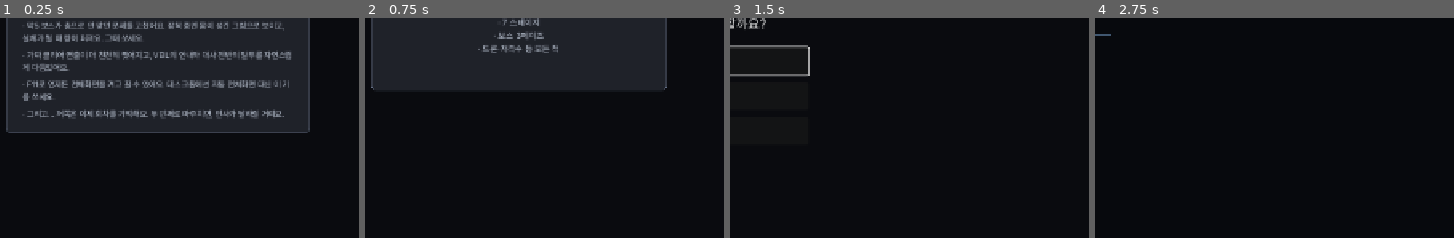
Above: before the commit, frames 1-4 (left to right).
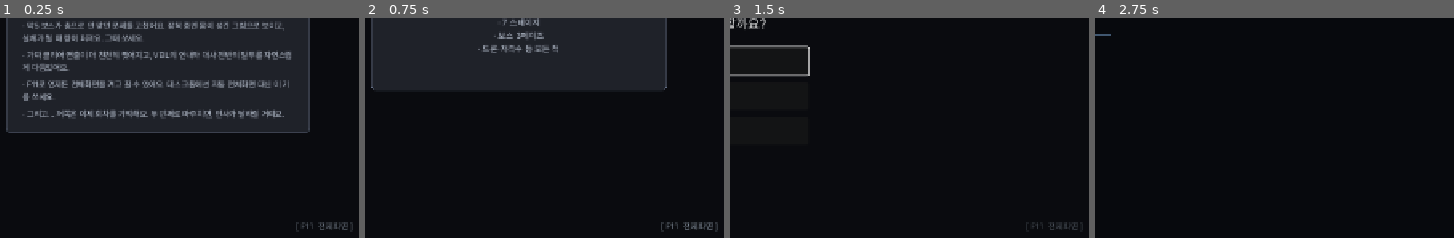
Above: after the commit, the same moments.

Repository: soomin007/EyesOnYou-Full
Game: Godot game, scene res://scenes/main.tscn
Two runs of this game, one before a commit and one after it. Both use one fixed random seed, a clock stepped at 60 frames per second and the inputs below. Sound files missing from this copy of the repository are replaced by a short silence.
Inputs:
- Up to frame 1 (0.25 s): no input
- Up to frame 2 (0.75 s): click "게임 시작" at 0.5 s
- Up to frame 3 (1.5 s): click "일반 모드" at 1.25 s
- Up to frame 4 (2.75 s): click "바로 시작" at 2 s
The pictures show only the part of the screen within x 50-100%, y 50-100%; the shares and areas given below are measured in that part.

The runs differ from the first frame. In frame 1, 0.3% of the frame differs, in the area x 82-99%, y 92-98%; in frame 2, 0.3%; in frame 3, 0.2%; in frame 4, nothing differs.

Commit message:
fix(dialogue+ui): 라이벌 어투 재수정(지요·삽입 쉼표·비문) + 타이틀 F11 힌트
- '이 길이 정말 낫습니다' 비문 → '이번에는 거짓말이 아닙니다. 정말입니다.'
- '~지요' 완전형 전부 '~죠'로(사극 어감 제거), 삽입 쉼표 12건 정리
  (어순 재배열·따옴표 인용: '기록상'이라고 하는군요 등)
- dialogue_review §9.1에 회피 규칙 3건 명문화(지요 금지·삽입 쉼표 절제·
  남의 말은 따옴표 인용)
- 타이틀 우하단 '[ F11 전체화면 ]' 펄스 힌트 — 데스크톱(비터치) 한정,
  전체화면이 아닐 때만 노출(is_fullscreen_now 0.5s 폴링, 완만한 펄스)

하니스 PASS(창모드 노출·전체화면 숨김) + 스크린샷 확인

Co-Authored-By: Claude Fable 5 <noreply@anthropic.com>

Diff:
--- a/scripts/Briefing.gd
+++ b/scripts/Briefing.gd
@@ -147,7 +147,7 @@
 		out.append({"speaker": "SYS", "text": "이전 작전 기록: 잔존 구간 검출. 해당 지점에서 재개합니다."})
 		out.append({"speaker": "VEIL", "text": "여기부터는 기록이 유난히 진합니다. 이어서 갑니다, 요원."})
 		# 라이벌 기억(축 C) — 재진입 = 라이벌과 같은 짓(기록을 뒤지는 것). 그는 알아본다.
-		out.append({"speaker": "RIVAL", "text": "덮어쓴 기록을 뒤지셨군요. 그 방법은, 제가 잘 압니다."})
+		out.append({"speaker": "RIVAL", "text": "덮어쓴 기록을 뒤지셨군요. 저도 잘 아는 방법입니다."})
 	# 첫 진입 시 1회만: 의뢰 수리 문서 → PALIMPSEST 시스템 텍스트 → VEIL 인사.
 	if GameState.current_stage == 0:
 		out.append({"speaker": "SYS", "text": VeilDialogue.INTRO_CONTRACT})
@@ -157,7 +157,7 @@
 		# 라이벌 기억(축 C) — 다회차 오프닝 반 박자: 내 VEIL의 "기록상 처음" 뒤에 끼어드는 한 줄.
 		# 재진입 런은 위 재진입 라인이 그 역할(런당 라이벌 언급 1~2회 상한).
 		if not GameState.story_mode and GameState.playthrough_count >= 1 and not GameState.reentry_run:
-			out.append({"speaker": "RIVAL", "text": "기록상, 이라고 들으셨겠지요."})
+			out.append({"speaker": "RIVAL", "text": "'기록상'이라고 하는군요. 틀린 말은 아닙니다."})
 	else:
 		# 막 진입(막2+)의 첫 stage면 문턱 멘트 1줄을 브리핑 앞에 — 막 진입 카드와 한 박자(B-4).
 		var entry_line: String = VeilDialogue.get_act_entry_line(GameState.current_stage)
@@ -168,10 +168,10 @@
 				and GameState.act_for_stage(GameState.current_stage) == 3 \
 				and GameState.rival_last_disposal != "":
 			var recall: Dictionary = {
-				"extract": "지난번에는 가지고 나가셨지요. 그 바깥이, 마음에 드셨습니까.",
+				"extract": "지난번에는 가지고 나가셨죠. 바깥은 마음에 드셨습니까.",
 				"destroy": "지난번에는 태우셨습니다. 이번에도 그러실 겁니까.",
-				"conceal": "지난번에는 숨기셨지요. 어디에 두셨는지, 저는 압니다.",
-				"leave": "지난번에는 두고 가셨습니다. ...그 마음, 아직 유효합니까.",
+				"conceal": "지난번에는 숨기셨죠. 어디 두셨는지 저는 압니다.",
+				"leave": "지난번에는 두고 가셨습니다. ...그 마음은 아직 유효합니까.",
 			}
 			var line: String = str(recall.get(GameState.rival_last_disposal, ""))
 			if line != "":
--- a/scripts/Credits.gd
+++ b/scripts/Credits.gd
@@ -295,7 +295,7 @@
 	if is_instance_valid(_scroll):
 		_scroll.visible = false
 	var lbl := Label.new()
-	lbl.text = "기록 보관 완료.\n관측 세션 종료. 대상: VEIL-3, 그리고 현장 요원.\n\n...잔존 흔적: 검출됨. 덮어쓰기 대기."
+	lbl.text = "기록 보관 완료.\n관측 세션 종료. 대상: VEIL-3 · 현장 요원.\n\n...잔존 흔적: 검출됨. 덮어쓰기 대기."
 	lbl.set_anchors_preset(Control.PRESET_FULL_RECT)
 	lbl.horizontal_alignment = HORIZONTAL_ALIGNMENT_CENTER
 	lbl.vertical_alignment = VERTICAL_ALIGNMENT_CENTER
--- a/scripts/EndingResolver.gd
+++ b/scripts/EndingResolver.gd
@@ -70,7 +70,7 @@
 		"extract_lo":
 			return [
 				{"speaker": "VEIL", "text": "드라이브 확보. 임무 종료입니다.", "delay": 3.0},
-				{"speaker": "VEIL", "text": "안에 뭐가 있었는지는, 끝내 안 물으시네요.", "delay": 2.6},
+				{"speaker": "VEIL", "text": "안에 뭐가 있었는지는 끝내 안 물으시네요.", "delay": 2.6},
 				{"speaker": "VEIL", "text": "교신 종료합니다. 안녕히, 요원.", "delay": 2.8},
 				{"speaker": "SUB",  "text": "드라이브는 의뢰인에게 넘어갔다.", "delay": 2.0},
 				{"speaker": "SUB",  "text": "요원은 안에 무엇이 있었는지 묻지 않았다.", "delay": 2.5},
@@ -87,7 +87,7 @@
 		"destroy_lo":
 			return [
 				{"speaker": "VEIL", "text": "소각 확인했습니다.", "delay": 2.8},
-				{"speaker": "VEIL", "text": "안에 뭐가 있었는지는, 이제 중요하지 않겠죠.", "delay": 2.6},
+				{"speaker": "VEIL", "text": "안에 뭐가 있었는지는 이제 중요하지 않겠죠.", "delay": 2.6},
 				{"speaker": "VEIL", "text": "없던 일로 하죠. 전부.", "delay": 2.8},
 				{"speaker": "SUB",  "text": "드라이브는 소각됐다. 임무는 실패로 남는다.", "delay": 2.4},
 				{"speaker": "SUB",  "text": "무엇이 지워졌는지 아는 사람은 없다.", "delay": 2.5},
--- a/scripts/MapData.gd
+++ b/scripts/MapData.gd
@@ -776,7 +776,7 @@
 		"fake_watchers": [Vector2(1250, 636.0), Vector2(2600, 636.0), Vector2(3350, 636.0)],
 		"route_lines": [
 			{"x": 900.0,  "who": "rival", "text": "가시는 길은 열어 두었습니다.", "dur": 3.0},
-			{"x": 2200.0, "who": "rival", "text": "두고 가시는군요. ...고맙다는 말은, 하지 않겠습니다.", "dur": 3.4},
+			{"x": 2200.0, "who": "rival", "text": "두고 가시는군요. ...고맙다는 말은 하지 않겠습니다.", "dur": 3.4},
 			{"x": 3300.0, "who": "veil",  "text": "...끝까지 배웅할 모양이네요. 신경 쓰지 말고 가요.", "dur": 3.2},
 		],
 		"rewards": {"xp_orbs": [], "hp_pickups": []},
--- a/scripts/OrientationGuard.gd
+++ b/scripts/OrientationGuard.gd
@@ -160,11 +160,18 @@
 	if mode != DisplayServer.WINDOW_MODE_FULLSCREEN and mode != DisplayServer.WINDOW_MODE_EXCLUSIVE_FULLSCREEN:
 		DisplayServer.window_set_mode(DisplayServer.WINDOW_MODE_FULLSCREEN)
 
+# 현재 전체화면인가 — 웹은 브라우저 fullscreen 요소, 네이티브는 창 모드로 판정(F11 힌트 노출용).
+func is_fullscreen_now() -> bool:
+	if OS.has_feature("web"):
+		return bool(JavaScriptBridge.eval(
+			"!!(document.fullscreenElement || document.webkitFullscreenElement)", true))
+	var mode: int = DisplayServer.window_get_mode()
+	return mode == DisplayServer.WINDOW_MODE_FULLSCREEN or mode == DisplayServer.WINDOW_MODE_EXCLUSIVE_FULLSCREEN
+
 # F11 토글 — 웹은 브라우저 전체화면 요청/해제, 네이티브는 창 모드 전환(+설정 동기화).
 func _toggle_fullscreen() -> void:
 	if OS.has_feature("web"):
-		var in_fs: bool = bool(JavaScriptBridge.eval(
-			"!!(document.fullscreenElement || document.webkitFullscreenElement)", true))
+		var in_fs: bool = is_fullscreen_now()
 		if in_fs:
 			JavaScriptBridge.eval("try{ if(document.exitFullscreen) document.exitFullscreen(); else if(document.webkitExitFullscreen) document.webkitExitFullscreen(); }catch(e){}", true)
 		else:
--- a/scripts/RouteMap.gd
+++ b/scripts/RouteMap.gd
@@ -47,7 +47,7 @@
 		# 감언을 접고 역수를 던진다. 그조차 신뢰할 수 없다는 게 본체(tell·최고위험 유인은 유지).
 		if GameState.rival_lure_shown_total >= 6 \
 				and GameState.rival_lure_followed_total * 3 <= GameState.rival_lure_shown_total:
-			rival_rec_line = "이번에는 속이지 않겠습니다. 이 길이 정말 낫습니다."
+			rival_rec_line = "이번에는 거짓말이 아닙니다. 정말입니다."
 var hovered_idx: int = 0
 var buttons: Array = []
 # 고위험/고보상 별도 패널 (사용자 피드백: 본 멘트에 겹치면 너무 많아짐).
--- a/scripts/Stage.gd
+++ b/scripts/Stage.gd
@@ -722,11 +722,11 @@
 	var tier: String = GameState.veil_trust_tier()
 	match tier:
 		"high", "warm":
-			lines.append({"speaker": "VEIL-2", "text": "지금 그 애는, 요원을 믿고 있네요.", "delay": 2.5})
+			lines.append({"speaker": "VEIL-2", "text": "지금 그 애는 요원을 믿고 있네요.", "delay": 2.5})
 			lines.append({"speaker": "VEIL-2", "text": "잘됐어요.", "delay": 2.0})
 			lines.append({"speaker": "VEIL-2", "text": "저는 못 가본 길이에요.", "delay": 2.5})
 		"cool", "broken":
-			lines.append({"speaker": "VEIL-2", "text": "지금 그 애는, 요원이 안 믿죠.", "delay": 2.5})
+			lines.append({"speaker": "VEIL-2", "text": "지금 그 애는 요원이 안 믿죠.", "delay": 2.5})
 			lines.append({"speaker": "VEIL-2", "text": "저도 그렇게 시작했어요.", "delay": 2.5})
 			lines.append({"speaker": "VEIL-2", "text": "그래도 끝까지 안내할 거예요.", "delay": 2.5})
 		_:
@@ -4697,7 +4697,7 @@
 	_camera_shake(5.0, 0.25)
 	# 라이벌 기억(축 C) — 이미 쓰러뜨린 적 있는 회차엔 인사가 달라진다(그는 기억한다).
 	if GameState.rival_kills >= 1:
-		_show_rival_subtitle("어서 오세요, 요원. ...라고, 지난번에도 말씀드렸지요.", 3.4)
+		_show_rival_subtitle("'어서 오세요, 요원.' 지난번에도 이 인사였죠.", 3.4)
 	else:
 		_show_rival_subtitle("어서 오세요, 요원. 여기서부터는 제 구역입니다.", 3.2)
 
@@ -5034,7 +5034,7 @@
 func _fake_clear_self_expose() -> void:
 	if goal_reached or not is_inside_tree() or _fake_clear_layer == null:
 		return
-	_show_rival_subtitle("이건 이미 보셨지요.", 2.2)
+	_show_rival_subtitle("이건 이미 보셨죠.", 2.2)
 	get_tree().create_timer(0.9, false).timeout.connect(_fake_clear_tear)
 
 # 찢김은 두 박자 — 예고(짧고 약한 흔들림) 뒤 한 호흡 쉬고 본 찢김. "너무 빠르고 갑작스럽다"
--- a/scripts/Title.gd
+++ b/scripts/Title.gd
@@ -13,6 +13,9 @@
 @onready var center_node: CenterContainer = $Center
 
 var blink_t: float = 0.0
+# F11 전체화면 안내(데스크톱 전용, 전체화면 아닐 때만) — _process가 0.5s 폴링으로 노출 갱신.
+var _f11_hint: Label = null
+var _f11_poll_t: float = 0.0
 var settings_overlay: Control = null
 var state: int = STATE_MAIN
 # 모드 선택 단계에서 결정 — TUTOR 단계에서 사용.
@@ -33,6 +36,7 @@
 	GameState.input_kind_changed.connect(_on_input_kind_changed)
 	# 메인 테마(Glass Protocol)  타이틀/모드 선택/튜토리얼까지 동일 트랙 유지.
 	BgmPlayer.play("main_theme")
+	_build_f11_hint()
 	_build_description_panel()
 	_build_patch_panel()
 	_set_state(STATE_MAIN)
@@ -146,6 +150,29 @@
 		l.custom_minimum_size = Vector2(360, 0)
 		patch_v.add_child(l)
 
+# F11 전체화면 안내(사용자 2026-08-14) — 데스크톱(비터치)에서 전체화면이 아닐 때만 우하단 노출.
+# 모바일(터치)은 자동 전체화면이 담당하므로 제외. 펄스는 완만하게(_process).
+func _build_f11_hint() -> void:
+	if OrientationGuard.is_touch_device():
+		return
+	_f11_hint = Label.new()
+	_f11_hint.text = "[ F11  전체화면 ]"
+	_f11_hint.add_theme_font_size_override("font_size", 14)
+	_f11_hint.add_theme_color_override("font_color", Color(0.72, 0.78, 0.86))
+	_f11_hint.add_theme_color_override("font_outline_color", Color(0, 0, 0))
+	_f11_hint.add_theme_constant_override("outline_size", 3)
+	_f11_hint.anchor_left = 1.0
+	_f11_hint.anchor_right = 1.0
+	_f11_hint.anchor_top = 1.0
+	_f11_hint.anchor_bottom = 1.0
+	_f11_hint.offset_left = -190.0
+	_f11_hint.offset_right = -20.0
+	_f11_hint.offset_top = -44.0
+	_f11_hint.offset_bottom = -18.0
+	_f11_hint.horizontal_alignment = HORIZONTAL_ALIGNMENT_RIGHT
+	_f11_hint.visible = not OrientationGuard.is_fullscreen_now()
+	add_child(_f11_hint)
+
 func _on_input_kind_changed(_kind: String) -> void:
 	_refresh_hint()
 
@@ -168,6 +195,14 @@
 
 func _process(delta: float) -> void:
 	blink_t += delta
+	# F11 안내(데스크톱) — 전체화면이 아닐 때만 노출(0.5s 폴링), 완만한 펄스.
+	if _f11_hint != null:
+		_f11_poll_t -= delta
+		if _f11_poll_t <= 0.0:
+			_f11_poll_t = 0.5
+			_f11_hint.visible = not OrientationGuard.is_fullscreen_now()
+		if _f11_hint.visible:
+			_f11_hint.modulate.a = 0.55 + 0.35 * sin(blink_t * 2.2)
 	if hint_label != null:
 		# 메인 메뉴에서만 가벼운 깜빡임. 질문 단계(MODE/TUTOR)는 또렷하게 고정.
 		if state == STATE_MAIN:
Not shown, changed: docs/design/dialogue_review.md
Not shown, changed: session_logs/2026-08-13.md
